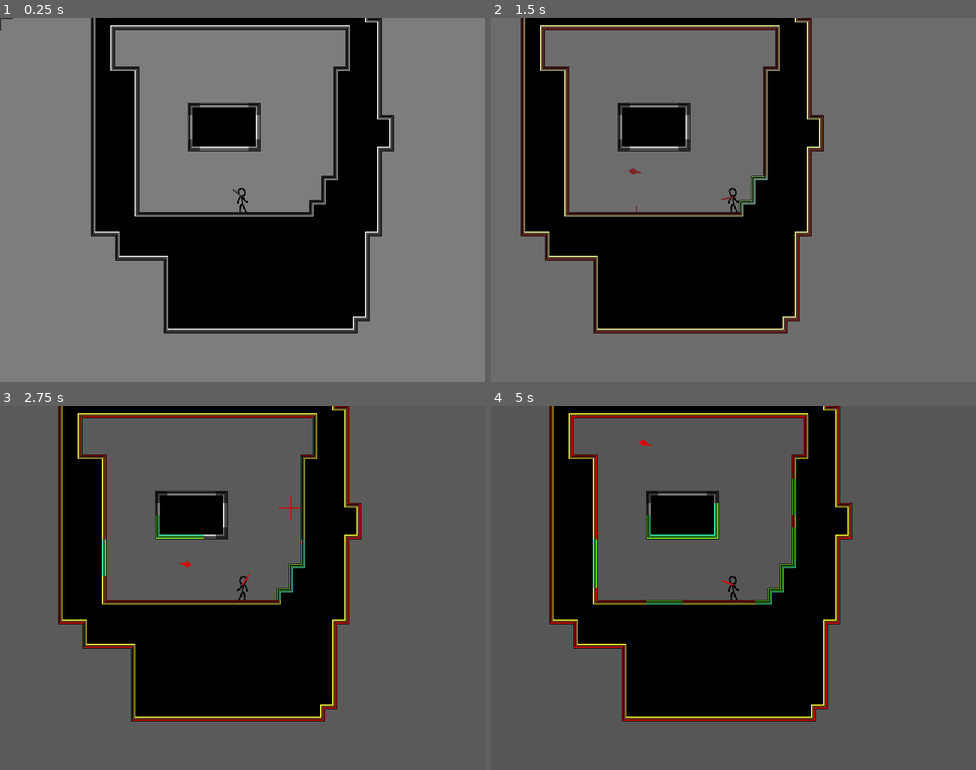
Above: before the commit, frames 1-4 (two rows, left to right).
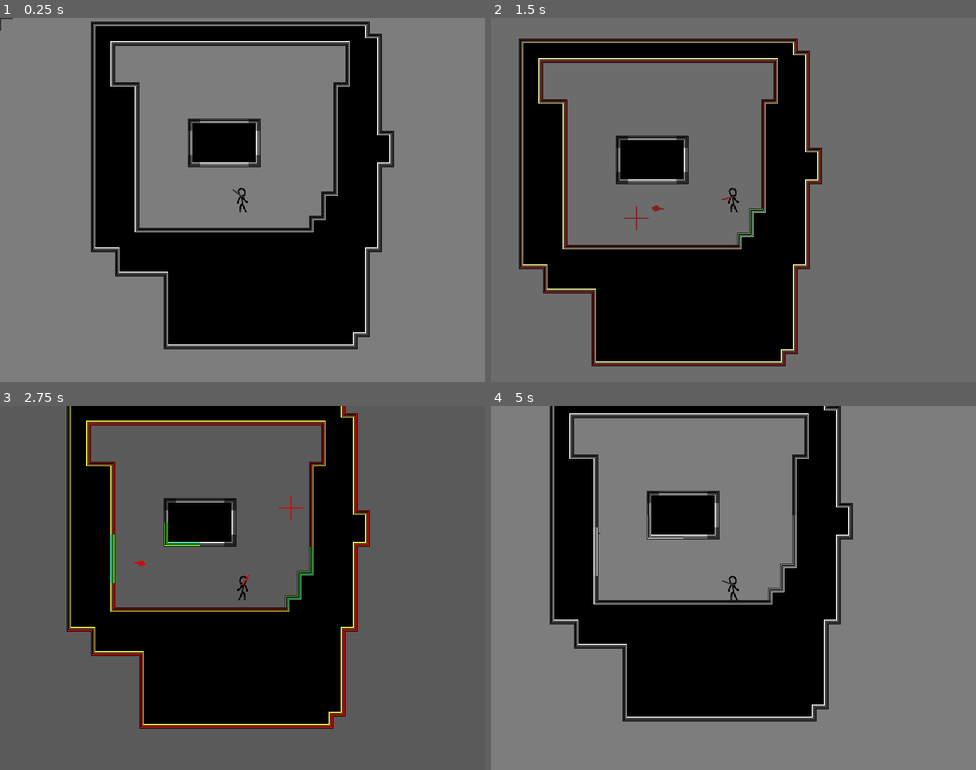
Above: after the commit, the same moments.

Repository: emmawithanE/Frisbee
Game: Godot game, scene res://scenes/World.tscn
Same seed, same stepped clock (60 frames per second), same inputs: the game is played once before the commit and once after it.
Inputs (mouse positions are in pixels of both pictures, inside the frame that each line leads up to):
- Up to frame 1 (0.25 s): no input
- Up to frame 2 (1.5 s): move the mouse to (840, 181) at 0.52 s; hold Right (ui_right) from 0.53 s (still down); click (840, 181) at 0.6 s; tap Up (ui_up) at 0.77 s; tap R (dash, bound only after the commit) at 0.8, 1.35 s; move the mouse to (636, 218) at 1.27 s
- Up to frame 3 (2.75 s): tap Up (ui_up) at 1.52 s; click (145, 606) at 1.55 s; move the mouse to (291, 507) at 2.02 s; release Right (ui_right) at 2.03 s; hold Left (ui_left) from 2.03 s (still down); click (291, 507) at 2.1 s; tap R (dash, bound only after the commit) at 2.3 s
- Up to frame 4 (5 s): move the mouse to (709, 660) at 2.77 s; release Left (ui_left) at 2.78 s; hold Right (ui_right) 2.78-4.28 s; tap R (dash, bound only after the commit) at 2.85, 3.8, 4.35 s; tap Up (ui_up) at 3.02, 3.77, 4.52 s; click (709, 660) at 3.05 s; move the mouse to (879, 642) at 3.52 s; click (879, 642) at 3.6 s; move the mouse to (588, 533) at 4.27 s; hold Left (ui_left) from 4.28 s (still down); click (588, 533) at 4.55 s

The runs differ from the first frame. In frame 1, 10% of the frame differs, in the area x 18-82%, y 0-91%; in frame 2, 22%; in frame 3, 11%; in frame 4, 74%, in the area x 0-100%, y 0-100%.

Commit message:
Add prototype dash, awaiting movement rework

Diff:
--- a/project.godot
+++ b/project.godot
@@ -90,6 +90,11 @@
 "events": [ Object(InputEventMouseButton,"resource_local_to_scene":false,"resource_name":"","device":0,"alt":false,"shi …(212 unchanged characters)…
  ]
 }
+dash={
+"deadzone": 0.5,
+"events": [ Object(InputEventKey,"resource_local_to_scene":false,"resource_name":"","device":0,"alt":false,"shift":false,"control":false,"meta":false,"command":false,"pressed":false,"scancode":82,"physical_scancode":0,"unicode":0,"echo":false,"script":null)
+ ]
+}
 
 [rendering]
 
--- a/scenes/Player.gd
+++ b/scenes/Player.gd
@@ -4,9 +4,11 @@
 
 var vel = Vector2()
 const MAX_SPD = 100
-const GRAV = 20
-const JUMP = 600
+const GRAV = 10
+const JUMP = 300
+const JUMP_PEAK = 45
 const UP = Vector2(0,-1)
+
 
 enum ShootingStates {
 	Empty, Ready, Grabbing, GrabBackswing
@@ -17,6 +19,16 @@
 # Get bullet resource from outside
 export (PackedScene) var bullet
 
+enum DashState {
+	Ready, ChargingDash, Dash, NoDash
+}
+var dash_state = DashState.Ready
+var dash_charge = 0.0
+const DASH_SCALE = 0.5 # Dash length (s) = charge time * scale
+const MAX_DASH = 1 # Max dash length (s)
+const DASH_BACKSWING_LENGTH = 0.5
+const CHARGING_FALL_RATE = 0.5
+const DASH_SPEED = 400
 
 # Called when the node enters the scene tree for the first time.
 func _ready():
@@ -24,7 +36,7 @@
 
 
 # Called every frame. 'delta' is the elapsed time since the previous frame.
-func _physics_process(_delta):
+func _physics_process(delta):
 	$Pointing.look_at(get_global_mouse_position())
 
 	var pointdir = fposmod($Pointing.rotation_degrees, 360)
@@ -46,7 +58,7 @@
 				# print("Shot fired.")
 				shooting_state = ShootingStates.Empty
 			ShootingStates.Empty:
-				$Timer.start(GRAB_LENGTH)
+				$GrabTimer.start(GRAB_LENGTH)
 				shooting_state = ShootingStates.Grabbing
 				print("setting ss to grabbing")
 			ShootingStates.Grabbing:
@@ -56,34 +68,52 @@
 			_:
 				assert(false, "unhandled shooting state " + str(shooting_state))
 
-	vel.y += GRAV
-
-#	if Input.is_action_pressed("ui_right"):
-#		vel.x = MAX_SPD
-#	elif Input.is_action_pressed("ui_left"):
-#		vel.x = -MAX_SPD
-#	else:
-#		vel.x = 0
-
+	# Side to side movement
 	vel.x = 0
-
 	if Input.is_action_pressed("ui_right"):
 		vel.x += MAX_SPD
 	if Input.is_action_pressed("ui_left"):
 		vel.x -= MAX_SPD
 
+	# Here there be jumping
 	if is_on_floor():
 		if Input.is_action_just_pressed("ui_up"):
 			vel.y = -JUMP
 
+	# Handle dashing
+	if (Input.is_action_just_pressed("dash") && dash_state == DashState.Ready):
+		dash_state = DashState.ChargingDash
+
+	if (dash_state == DashState.ChargingDash):
+		dash_charge += delta
+
+	if (Input.is_action_just_released("dash") && dash_state == DashState.ChargingDash):
+		dash_state = DashState.Dash
+		$DashTimer.start(min(MAX_DASH, dash_charge * DASH_SCALE))
+		vel = get_local_mouse_position().normalized() * DASH_SPEED
+	# Gravity time
+	var gravity = 0
+	if (vel.y <= JUMP_PEAK && vel.y >= -JUMP_PEAK):
+		gravity += GRAV/2
+	else:
+		gravity += GRAV
+
+	match dash_state:
+		DashState.ChargingDash:
+			gravity = min(gravity, CHARGING_FALL_RATE)
+		DashState.Dash:
+			gravity = 0
+
+	vel.y += gravity
+
 	vel = move_and_slide(vel,UP)
 
-func timeout():
+func grab_timeout():
 	print("timeout")
 	match shooting_state:
 		ShootingStates.Grabbing:
 			shooting_state = ShootingStates.GrabBackswing
-			$Timer.start(GRAB_BACKSWING_LENGTH)
+			$GrabTimer.start(GRAB_BACKSWING_LENGTH)
 			print("setting ss to backswing")
 		ShootingStates.GrabBackswing:
 			print("setting ss to empty")
@@ -91,10 +121,22 @@
 		_:
 			assert(false, "shooting state=" + str(shooting_state) + " when timer ended")
 
+func dash_timeout():
+	match dash_state:
+		DashState.Dash:
+			dash_state = DashState.NoDash
+			$DashTimer.start(DASH_BACKSWING_LENGTH)
+			print("setting dash to backswing")
+		DashState.NoDash:
+			print("setting dash to ready")
+			dash_state = DashState.Ready
+		_:
+			assert(false, "dash state=" + str(dash_state) + " when timer ended")
+
 func ball_collision(ball, collision):
 	print("ball collision")
 	print("ss == " + str(shooting_state))
 	if shooting_state == ShootingStates.Grabbing:
 		ball.die()
 		shooting_state = ShootingStates.Ready
-		$Timer.stop()
+		$GrabTimer.stop()
--- a/scenes/Player.tscn
+++ b/scenes/Player.tscn
@@ -31,7 +31,11 @@
 [node name="End" type="Position2D" parent="Pointing"]
 position = Vector2( 16, 0 )
 
-[node name="Timer" type="Timer" parent="."]
+[node name="GrabTimer" type="Timer" parent="."]
 one_shot = true
 
-[connection signal="timeout" from="Timer" to="." method="timeout"]
+[node name="DashTimer" type="Timer" parent="."]
+one_shot = true
+
+[connection signal="timeout" from="GrabTimer" to="." method="grab_timeout"]
+[connection signal="timeout" from="DashTimer" to="." method="dash_timeout"]
